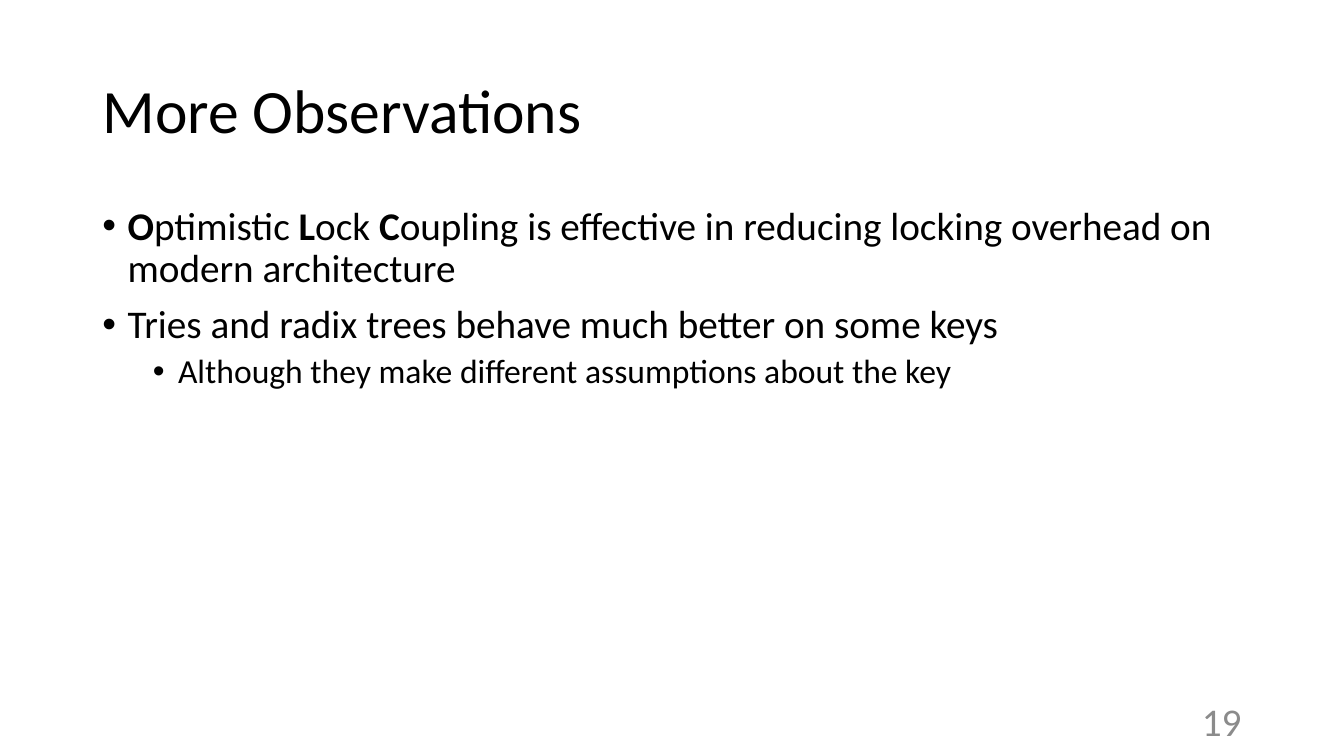
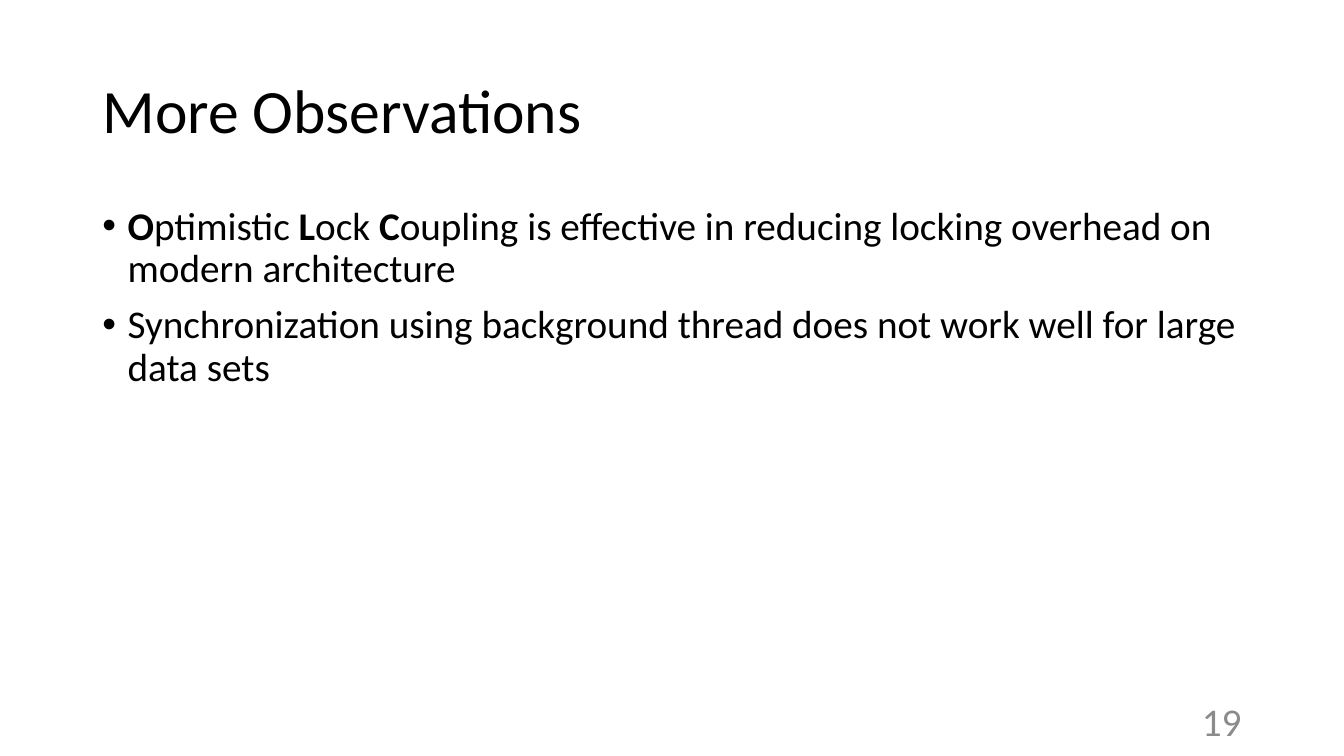
Before and after one commit to wangziqi2013/BwTree, a slide deck: slide 19 of SIGMOD 2018.pptx. Drawn at 1344x756 pixels with LibreOffice and Linux fonts; fonts in the diff are those of the drawing. Boxes give left, top, right and bottom in pixels: in the first picture for what was removed or moved away, otherwise in the second. Text is boxed around its words. In the diff, an @@ line names an element or a change of style, - is before the commit and + after.

```diff
--- a/SIGMOD 2018.pptx
+++ b/SIGMOD 2018.pptx
@@ text at <box>128,310,1235,382</box>: text changed; size 24 to 28 pt @@
-• Tries and radix trees behave much better on some keys
-  • Although they make different assumptions about the key
+• Synchronization using background thread does not work well for large data sets
```
Also in this commit, not shown: 13 other slides changed.
